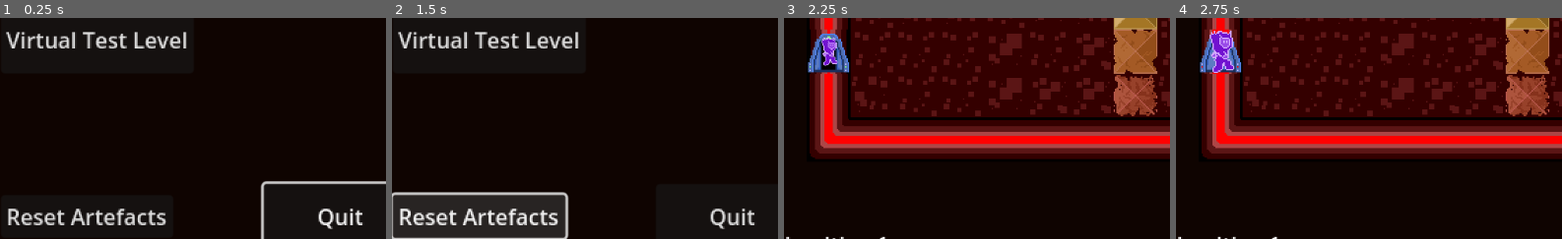
Above: before the commit, frames 1-4 (left to right).
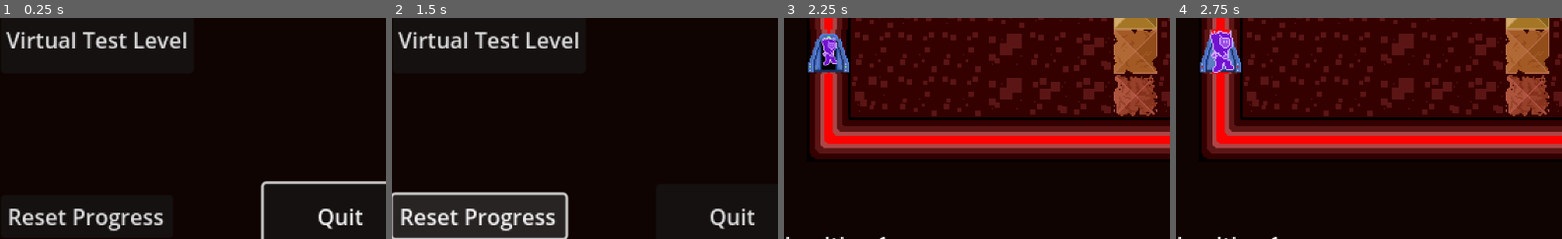
Above: after the commit, the same moments.

Repository: kwananak/GridGame
Game: Godot game, scene res://Scenes/Main.tscn
Two runs of this game, one before a commit and one after it. Both use one fixed random seed, a clock stepped at 60 frames per second and the inputs below.
Inputs (mouse positions are % of the whole screen's width and height, from its top left):
- Up to frame 1 (0.25 s): no input
- Up to frame 2 (1.5 s): click (17, 77) at 0.5 s, where only the run before the commit has a clickable "Reset Artefacts"; click (17, 77) at 1.25 s, where only the run after the commit has a clickable "Reset Progress"
- Up to frame 3 (2.25 s): click "Level 1" at 2 s
- Up to frame 4 (2.75 s): no input
The pictures show only the part of the screen within x 5-55%, y 32-82%; the shares and areas given below are measured in that part.

The runs differ from the first frame. In frame 1, 1.7% of the frame differs, in the area x 2-44%, y 86-97%; in frame 2, 1.7%; in frame 3, nothing differs; in frame 4, nothing differs.

Commit message:
hands tile and program
hands program can now be picked up and selected in loadout
added debug visuals
program effects not implemented

Diff:
--- a/Scenes/Main.tscn
+++ b/Scenes/Main.tscn
@@ -97,7 +97,7 @@
 offset_bottom = 144.0
 focus_neighbor_top = NodePath("../RealTestLevelButton")
 focus_neighbor_right = NodePath("../Level3Button")
-focus_neighbor_bottom = NodePath("../ResetArtefacts")
+focus_neighbor_bottom = NodePath("../ResetProgress")
 text = "Virtual Test Level"
 
 [node name="RealTestLevelButton" type="Button" parent="Menu"]
@@ -116,18 +116,18 @@
 offset_top = 224.0
 offset_right = 336.0
 offset_bottom = 272.0
-focus_neighbor_left = NodePath("../ResetArtefacts")
+focus_neighbor_left = NodePath("../ResetProgress")
 focus_neighbor_right = NodePath("../Level5Button")
 text = "Quit"
 
-[node name="ResetArtefacts" type="Button" parent="Menu"]
+[node name="ResetProgress" type="Button" parent="Menu"]
 offset_left = 32.0
 offset_top = 232.0
 offset_right = 158.0
 offset_bottom = 263.0
 focus_neighbor_top = NodePath("../VirtualTestLevelButton")
 focus_neighbor_right = NodePath("../QuitButton")
-text = "Reset Artefacts"
+text = "Reset Progress"
 
 [node name="ArtefactHolder" type="Node2D" parent="."]
 z_index = 30
@@ -148,4 +148,4 @@
 [connection signal="pressed" from="Menu/VirtualTestLevelButton" to="." method="call_test_level" binds= ["virtual"]]
 [connection signal="pressed" from="Menu/RealTestLevelButton" to="." method="call_test_level" binds= ["real"]]
 [connection signal="pressed" from="Menu/QuitButton" to="." method="call_quit"]
-[connection signal="pressed" from="Menu/ResetArtefacts" to="ArtefactHolder" method="_on_reset_artefacts_pressed"]
+[connection signal="pressed" from="Menu/ResetProgress" to="ProgressManager" method="reset_programs"]
--- a/Scenes/Tiles/artefact_tile.tscn
+++ /dev/null
@@ -1,37 +0,0 @@
-[gd_scene load_steps=7 format=3 uid="uid://yym8dru78wa3"]
-
-[ext_resource type="Script" path="res://Scripts/gloves_tile.gd" id="1_6krae"]
-[ext_resource type="Texture2D" uid="uid://juuvbamrwelu" path="res://Sprites/Character__Artifact_sheet_1.png" id="1_r0e8c"]
-
-[sub_resource type="RectangleShape2D" id="RectangleShape2D_ofsl2"]
-
-[sub_resource type="AtlasTexture" id="AtlasTexture_3g48p"]
-atlas = ExtResource("1_r0e8c")
-region = Rect2(16, 16, 32, 32)
-
-[sub_resource type="AtlasTexture" id="AtlasTexture_lt2q3"]
-atlas = ExtResource("1_r0e8c")
-region = Rect2(16, 64, 32, 32)
-
-[sub_resource type="SpriteFrames" id="SpriteFrames_kfwt2"]
-animations = [{
-"frames": [{
-"duration": 1.0,
-"texture": SubResource("AtlasTexture_3g48p")
-}, {
-"duration": 1.0,
-"texture": SubResource("AtlasTexture_lt2q3")
-}],
-"loop": true,
-"name": &"default",
-"speed": 5.0
-}]
-
-[node name="ArtefactTile" type="Area2D"]
-script = ExtResource("1_6krae")
-
-[node name="CollisionShape2D" type="CollisionShape2D" parent="."]
-shape = SubResource("RectangleShape2D_ofsl2")
-
-[node name="AnimatedSprite2D" type="AnimatedSprite2D" parent="."]
-sprite_frames = SubResource("SpriteFrames_kfwt2")
--- /dev/null
+++ b/Scenes/Tiles/hands_tile.tscn
@@ -0,0 +1,16 @@
+[gd_scene load_steps=4 format=3 uid="uid://yym8dru78wa3"]
+
+[ext_resource type="Script" path="res://Scripts/hands_tile.gd" id="1_0mw0k"]
+[ext_resource type="SpriteFrames" uid="uid://bv8qio18xa02y" path="res://Sprites/Animations/Hands.tres" id="2_vhbfe"]
+
+[sub_resource type="RectangleShape2D" id="RectangleShape2D_ofsl2"]
+
+[node name="HandsTile" type="Area2D"]
+script = ExtResource("1_0mw0k")
+
+[node name="CollisionShape2D" type="CollisionShape2D" parent="."]
+shape = SubResource("RectangleShape2D_ofsl2")
+
+[node name="AnimatedSprite2D" type="AnimatedSprite2D" parent="."]
+sprite_frames = ExtResource("2_vhbfe")
+animation = &"empty"
--- a/Scenes/terminal_scene.tscn
+++ b/Scenes/terminal_scene.tscn
@@ -1,9 +1,10 @@
-[gd_scene load_steps=9 format=3 uid="uid://cuqax5enrm6jo"]
+[gd_scene load_steps=10 format=3 uid="uid://cuqax5enrm6jo"]
 
 [ext_resource type="Script" path="res://Scripts/terminal_scene.gd" id="1_kc4pd"]
 [ext_resource type="Script" path="res://Scripts/loadout.gd" id="2_i1edc"]
 [ext_resource type="Texture2D" uid="uid://juuvbamrwelu" path="res://Sprites/Character__Artifact_sheet_1.png" id="3_chwe3"]
 [ext_resource type="Texture2D" uid="uid://lqm87vlkdwif" path="res://Sprites/hero_green_coat.png" id="4_ebuvs"]
+[ext_resource type="SpriteFrames" uid="uid://bv8qio18xa02y" path="res://Sprites/Animations/Hands.tres" id="5_juo7y"]
 
 [sub_resource type="AtlasTexture" id="AtlasTexture_a4aex"]
 atlas = ExtResource("3_chwe3")
@@ -24,7 +25,7 @@
 "texture": SubResource("AtlasTexture_a4aex")
 }],
 "loop": true,
-"name": &"Crystal",
+"name": &"DamnedGauntlet",
 "speed": 5.0
 }, {
 "frames": [{
@@ -32,7 +33,7 @@
 "texture": SubResource("AtlasTexture_ubpgh")
 }],
 "loop": true,
-"name": &"Power",
+"name": &"DestroyerGlove",
 "speed": 5.0
 }, {
 "frames": [{
@@ -136,14 +137,14 @@
 z_index = 1
 position = Vector2(-44, 0)
 sprite_frames = SubResource("SpriteFrames_kd7xw")
-animation = &"Power"
+animation = &"DestroyerGlove"
 centered = false
 
 [node name="CenterSelection" type="AnimatedSprite2D" parent="Control/Loadout/Brain"]
 z_index = 1
 scale = Vector2(1.25, 1.25)
 sprite_frames = SubResource("SpriteFrames_kd7xw")
-animation = &"Power"
+animation = &"DestroyerGlove"
 centered = false
 
 [node name="RightSelection" type="AnimatedSprite2D" parent="Control/Loadout/Brain"]
@@ -151,7 +152,7 @@
 z_index = 1
 position = Vector2(46, 0)
 sprite_frames = SubResource("SpriteFrames_kd7xw")
-animation = &"Crystal"
+animation = &"DamnedGauntlet"
 centered = false
 
 [node name="Goggles" type="Button" parent="Control/Loadout"]
@@ -173,7 +174,7 @@
 z_index = 1
 scale = Vector2(1.25, 1.25)
 sprite_frames = SubResource("SpriteFrames_kd7xw")
-animation = &"Power"
+animation = &"DestroyerGlove"
 centered = false
 
 [node name="RightSelection" type="AnimatedSprite2D" parent="Control/Loadout/Goggles"]
@@ -196,14 +197,14 @@
 z_index = 1
 position = Vector2(-44, 0)
 sprite_frames = SubResource("SpriteFrames_kd7xw")
-animation = &"Power"
+animation = &"DestroyerGlove"
 centered = false
 
 [node name="CenterSelection" type="AnimatedSprite2D" parent="Control/Loadout/Armor"]
 z_index = 1
 scale = Vector2(1.25, 1.25)
 sprite_frames = SubResource("SpriteFrames_kd7xw")
-animation = &"Power"
+animation = &"DestroyerGlove"
 centered = false
 
 [node name="RightSelection" type="AnimatedSprite2D" parent="Control/Loadout/Armor"]
@@ -211,7 +212,7 @@
 z_index = 1
 position = Vector2(46, 0)
 sprite_frames = SubResource("SpriteFrames_kd7xw")
-animation = &"Power"
+animation = &"DestroyerGlove"
 centered = false
 
 [node name="LeftHand" type="Button" parent="Control/Loadout"]
@@ -225,23 +226,23 @@
 visible = false
 z_index = 1
 position = Vector2(-44, 0)
-sprite_frames = SubResource("SpriteFrames_kd7xw")
-animation = &"Power"
+sprite_frames = ExtResource("5_juo7y")
+animation = &"DestroyerGlove"
 centered = false
 
 [node name="CenterSelection" type="AnimatedSprite2D" parent="Control/Loadout/LeftHand"]
 z_index = 1
 scale = Vector2(1.25, 1.25)
-sprite_frames = SubResource("SpriteFrames_kd7xw")
-animation = &"Power"
+sprite_frames = ExtResource("5_juo7y")
+animation = &"DestroyerGlove"
 centered = false
 
 [node name="RightSelection" type="AnimatedSprite2D" parent="Control/Loadout/LeftHand"]
 visible = false
 z_index = 1
 position = Vector2(46, 0)
-sprite_frames = SubResource("SpriteFrames_kd7xw")
-animation = &"Power"
+sprite_frames = ExtResource("5_juo7y")
+animation = &"DestroyerGlove"
 centered = false
 
 [node name="RightHand" type="Button" parent="Control/Loadout"]
@@ -255,23 +256,23 @@
 visible = false
 z_index = 1
 position = Vector2(-44, 0)
-sprite_frames = SubResource("SpriteFrames_kd7xw")
-animation = &"Power"
+sprite_frames = ExtResource("5_juo7y")
+animation = &"DestroyerGlove"
 centered = false
 
 [node name="CenterSelection" type="AnimatedSprite2D" parent="Control/Loadout/RightHand"]
 z_index = 1
 scale = Vector2(1.25, 1.25)
-sprite_frames = SubResource("SpriteFrames_kd7xw")
-animation = &"Power"
+sprite_frames = ExtResource("5_juo7y")
+animation = &"DestroyerGlove"
 centered = false
 
 [node name="RightSelection" type="AnimatedSprite2D" parent="Control/Loadout/RightHand"]
 visible = false
 z_index = 1
 position = Vector2(46, 0)
-sprite_frames = SubResource("SpriteFrames_kd7xw")
-animation = &"Power"
+sprite_frames = ExtResource("5_juo7y")
+animation = &"1-0-1Shotgun"
 centered = false
 
 [node name="Boots" type="Button" parent="Control/Loadout"]
@@ -286,14 +287,14 @@
 z_index = 1
 position = Vector2(-44, 0)
 sprite_frames = SubResource("SpriteFrames_kd7xw")
-animation = &"Power"
+animation = &"DestroyerGlove"
 centered = false
 
 [node name="CenterSelection" type="AnimatedSprite2D" parent="Control/Loadout/Boots"]
 z_index = 1
 scale = Vector2(1.25, 1.25)
 sprite_frames = SubResource("SpriteFrames_kd7xw")
-animation = &"Power"
+animation = &"DestroyerGlove"
 centered = false
 
 [node name="RightSelection" type="AnimatedSprite2D" parent="Control/Loadout/Boots"]
@@ -301,7 +302,7 @@
 z_index = 1
 position = Vector2(46, 0)
 sprite_frames = SubResource("SpriteFrames_kd7xw")
-animation = &"Power"
+animation = &"DestroyerGlove"
 centered = false
 
 [node name="Info" type="ColorRect" parent="Control"]
--- a/Scripts/gloves_tile.gd
+++ /dev/null
@@ -1,11 +0,0 @@
-extends Area2D
-
-var tile_type = "artefact"
-enum Artefact {GLOVES, ARMOR, GOGGLES, BRAIN, BOOTS}
-
-@export var artefact_type : Artefact
-
-# calls artefact holder to add picked up artefact to the list
-func pick_up():
-	$/root/Main/ArtefactHolder.add_artefact(artefact_type)
-	queue_free()
--- /dev/null
+++ b/Scripts/hands_tile.gd
@@ -0,0 +1,13 @@
+extends Area2D
+
+var tile_type = "program"
+
+@export_enum("DamnedGauntlet", "DestroyerGlove", "CircleWhip", "ChillingLance", "GrapplingTool", "1-0-1Shotgun") var hand_type : String
+
+func _ready():
+	$AnimatedSprite2D.animation = hand_type
+
+# calls progress manager to add picked up program to the list
+func pick_up():
+	$/root/Main/ProgressManager.add_to_programs("Hands", hand_type)
+	queue_free()
--- a/Scripts/key_tile.gd
+++ b/Scripts/key_tile.gd
@@ -5,7 +5,7 @@
 
 # set up the key type from the inspector
 @export_category("Setup")
-@export_enum("blue", "pink", "yellow") var key_type: String
+@export_enum("blue", "pink", "yellow") var key_type : String
 
 @onready var animated_sprite_2d = $AnimatedSprite2D
 
--- a/Scripts/player.gd
+++ b/Scripts/player.gd
@@ -68,7 +68,7 @@
 				collision.hit_by_player(artefact_holder.get_strength())
 				await level_manager.end_turn(level_manager.turn + 1)
 				moving = false
-			"key", "artefact", "freeze":
+			"key", "program", "freeze":
 				collision.pick_up()
 				move(dir)
 			"door":
--- a/Scripts/progress_manager.gd
+++ b/Scripts/progress_manager.gd
@@ -32,3 +32,9 @@
 			return available_programs
 		_:
 			return owned_programs[slot].duplicate(true)
+
+func reset_programs():
+	for n in owned_programs:
+		owned_programs[n] = []
+	for n in loadout:
+		loadout[n] = "empty"
--- /dev/null
+++ b/Sprites/Animations/Hands.tres
@@ -0,0 +1,91 @@
+[gd_resource type="SpriteFrames" load_steps=10 format=3 uid="uid://bv8qio18xa02y"]
+
+[ext_resource type="Texture2D" uid="uid://c1wvb0b8qlsv6" path="res://Sprites/hands.png" id="1_j3rft"]
+[ext_resource type="Texture2D" uid="uid://lqm87vlkdwif" path="res://Sprites/hero_green_coat.png" id="2_0g31p"]
+
+[sub_resource type="AtlasTexture" id="AtlasTexture_f42vf"]
+atlas = ExtResource("1_j3rft")
+region = Rect2(0, 0, 32, 32)
+
+[sub_resource type="AtlasTexture" id="AtlasTexture_qrmhx"]
+atlas = ExtResource("1_j3rft")
+region = Rect2(32, 0, 32, 32)
+
+[sub_resource type="AtlasTexture" id="AtlasTexture_5wy2e"]
+atlas = ExtResource("1_j3rft")
+region = Rect2(0, 32, 32, 32)
+
+[sub_resource type="AtlasTexture" id="AtlasTexture_b2qlc"]
+atlas = ExtResource("1_j3rft")
+region = Rect2(32, 32, 32, 32)
+
+[sub_resource type="AtlasTexture" id="AtlasTexture_jhdc6"]
+atlas = ExtResource("1_j3rft")
+region = Rect2(0, 64, 32, 32)
+
+[sub_resource type="AtlasTexture" id="AtlasTexture_wf5lc"]
+atlas = ExtResource("1_j3rft")
+region = Rect2(32, 64, 32, 32)
+
+[sub_resource type="AtlasTexture" id="AtlasTexture_glqs2"]
+atlas = ExtResource("2_0g31p")
+region = Rect2(64, 0, 32, 32)
+
+[resource]
+animations = [{
+"frames": [{
+"duration": 1.0,
+"texture": SubResource("AtlasTexture_f42vf")
+}],
+"loop": true,
+"name": &"1-0-1Shotgun",
+"speed": 5.0
+}, {
+"frames": [{
+"duration": 1.0,
+"texture": SubResource("AtlasTexture_qrmhx")
+}],
+"loop": true,
+"name": &"ChillingLance",
+"speed": 5.0
+}, {
+"frames": [{
+"duration": 1.0,
+"texture": SubResource("AtlasTexture_5wy2e")
+}],
+"loop": true,
+"name": &"CircleWhip",
+"speed": 5.0
+}, {
+"frames": [{
+"duration": 1.0,
+"texture": SubResource("AtlasTexture_b2qlc")
+}],
+"loop": true,
+"name": &"DamnedGauntlet",
+"speed": 5.0
+}, {
+"frames": [{
+"duration": 1.0,
+"texture": SubResource("AtlasTexture_jhdc6")
+}],
+"loop": true,
+"name": &"DestroyerGlove",
+"speed": 5.0
+}, {
+"frames": [{
+"duration": 1.0,
+"texture": SubResource("AtlasTexture_wf5lc")
+}],
+"loop": true,
+"name": &"GrapplingTool",
+"speed": 5.0
+}, {
+"frames": [{
+"duration": 1.0,
+"texture": SubResource("AtlasTexture_glqs2")
+}],
+"loop": true,
+"name": &"empty",
+"speed": 5.0
+}]
Binary file added: Sprites/hands.png
Not shown, added: Sprites/hands.png.import
